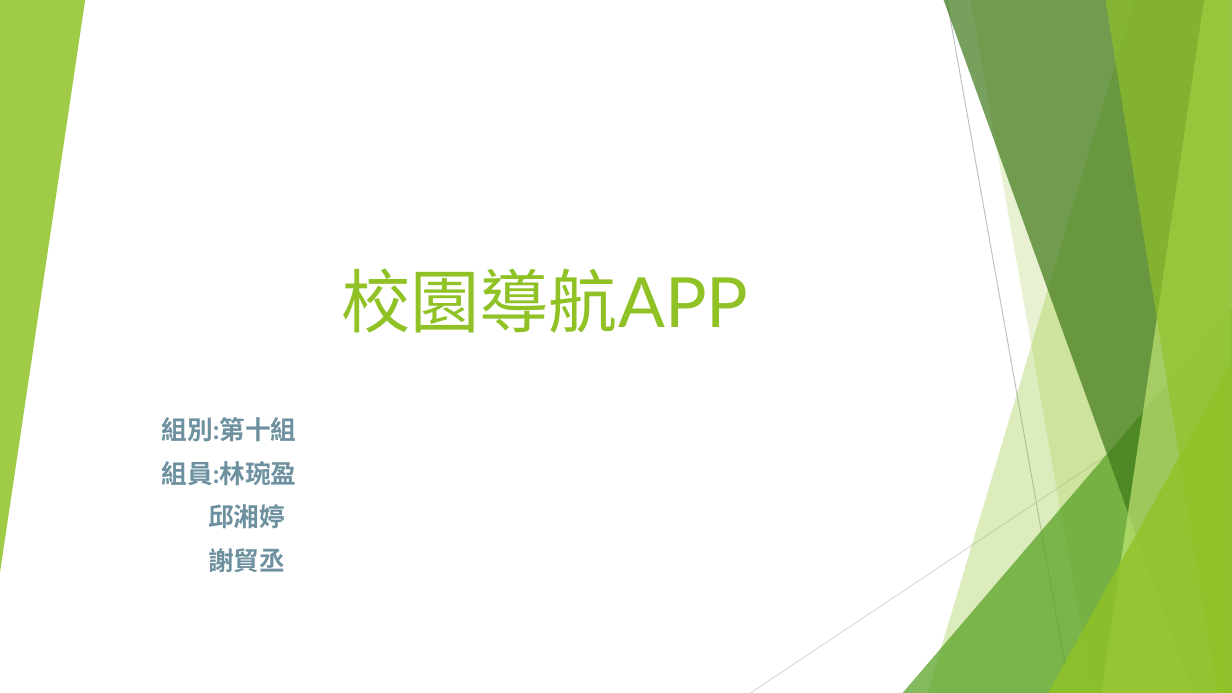
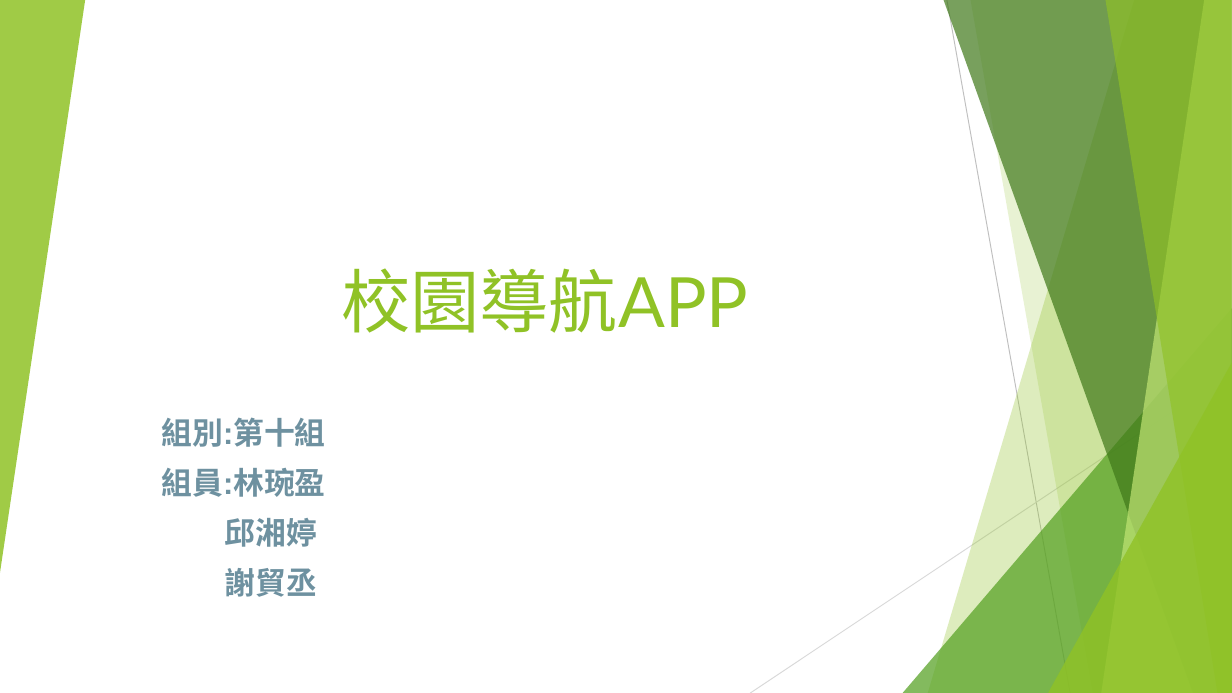
Before and after one commit to 0551102/107_SE_Team-10, a slide deck: slide 1 of 軟工期中v3.pptx. Drawn at 1232x693 pixels with LibreOffice and Linux fonts; fonts in the diff are those of the drawing. Boxes give left, top, right and bottom in pixels: in the first picture for what was removed or moved away, otherwise in the second. Text is boxed around its words. In the diff, an @@ line names an element or a change of style, - is before the commit and + after.

```diff
--- a/軟工期中v3.pptx
+++ b/軟工期中v3.pptx
@@ subtitle "組別:第十組" at [162,417,326,597]: size 20 to 24 pt, font Lato to Arial @@
```
Also in this commit, not shown: 2 other slides changed.
